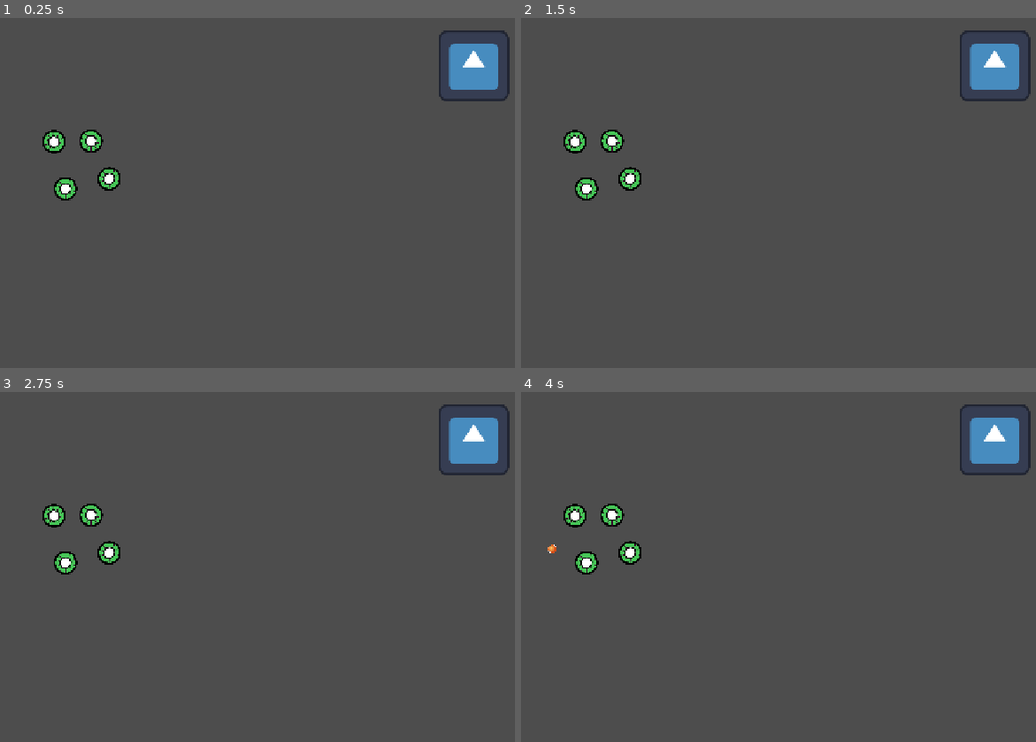
Above: before the commit, frames 1-4 (two rows, left to right).
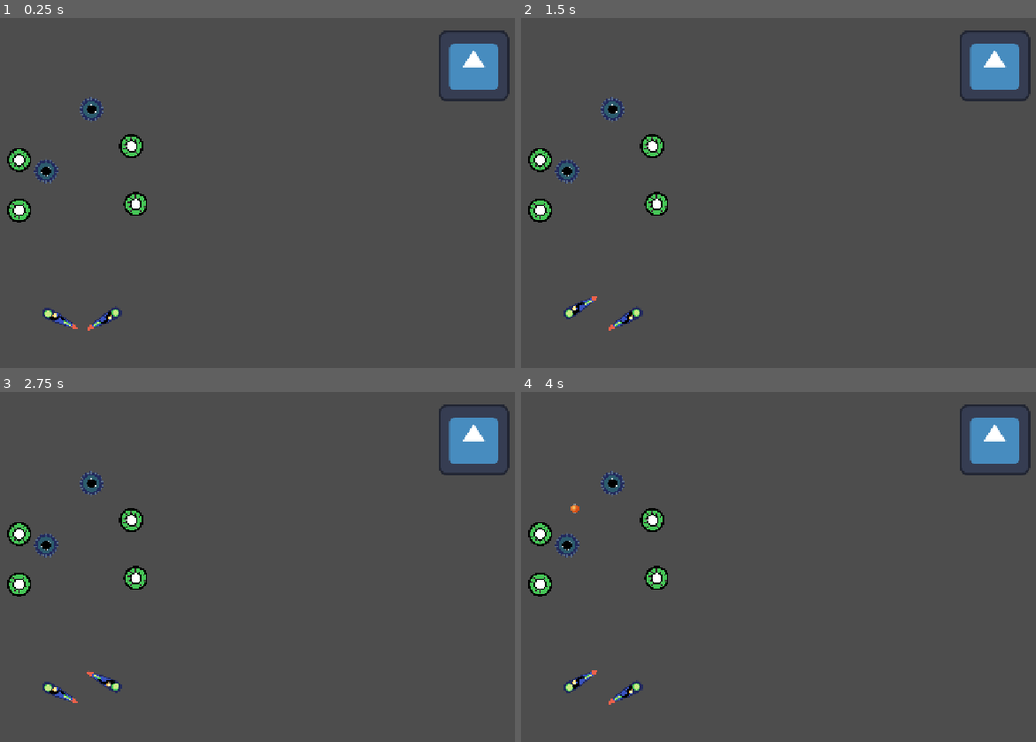
Above: after the commit, the same moments.

Repository: panorb/ludum-dare-60
Game: Godot game, scene res://world.tscn
Two runs of this game, one before a commit and one after it. Both use one fixed random seed, a clock stepped at 60 frames per second and the inputs below. The engine's default icon, where the game draws it, is replaced by a stand-in: a white triangle on a blue panel in a dark square.
Inputs:
- Up to frame 1 (0.25 s): no input
- Up to frame 2 (1.5 s): tap Enter at 0.5 s; hold Right (ui_right) 0.53-1.28 s; tap Space at 1.25 s; hold Left (ui_left) from 1.28 s (still down)
- Up to frame 3 (2.75 s): tap Enter at 2 s; release Left (ui_left) at 2.03 s; hold Right (ui_right) from 2.03 s (still down)
- Up to frame 4 (4 s): tap Space at 2.75 s; release Right (ui_right) at 2.78 s; hold Up (ui_up) 2.78-3.53 s; hold Left (ui_left) from 3.53 s (still down)

The runs differ from the first frame. In frame 1, 2.8% of the frame differs, in the area x 1-29%, y 22-90%; in frame 2, 2.8%; in frame 3, 2.8%; in frame 4, 2.8%.

Commit message:
added saucers

Diff:
--- a/godot/playingfield/elements/bumper/bumper.tscn
+++ b/godot/playingfield/elements/bumper/bumper.tscn
@@ -16,5 +16,5 @@
 
 [node name="Sprite2D" type="Sprite2D" parent="." unique_id=500048759]
 position = Vector2(-4.7683716e-07, -4.7683716e-07)
-scale = Vector2(0.19438072, 0.19438072)
+scale = Vector2(0.2, 0.2)
 texture = ExtResource("1_mx6od")
--- /dev/null
+++ b/godot/playingfield/elements/saucer/saucer.gd
@@ -0,0 +1,49 @@
+extends Node2D
+
+@onready var pull_area = $OuterArea2D
+@onready var hold_area = $InnerArea2D
+@onready var hold_timer = $HoldTimer
+@onready var reset_timer = $ResetTimer
+
+@export var hold_time := 2.0
+@export var out_force := 300.0
+
+var open = true
+var ball:RigidBody2D = null
+
+func _ready() -> void:
+	hold_timer.timeout.connect(_on_hold_timeout)
+	reset_timer.timeout.connect(_on_reset_timeout)
+
+func _on_hold_timeout() -> void:
+	hold_timer.stop()
+	reset_timer.start()
+	ball.freeze = false
+	ball.global_position = global_position
+	ball.apply_central_impulse(Vector2.from_angle(rotation) * ball.mass * out_force)
+	ball = null
+
+func _on_reset_timeout() -> void:
+	open = true
+	reset_timer.stop()
+	print("reset")
+
+func _physics_process(_delta: float) -> void:
+	if not open:
+		return
+	for body in hold_area.get_overlapping_bodies():
+		if body is RigidBody2D:
+			if not body.freeze:
+				print("holding!")
+				ball = body
+				ball.global_position = global_position
+				ball.freeze = true
+				hold_timer.wait_time = hold_time
+				hold_timer.start()
+				open = false
+			return
+	for body in pull_area.get_overlapping_bodies():
+		if body is RigidBody2D:
+			print("pulling!")
+			var direction := ((body as Node2D).global_position - global_position)
+			body.apply_central_force(-200000.0/direction.length()*direction.normalized())
--- /dev/null
+++ b/godot/playingfield/elements/saucer/saucer.tscn
@@ -0,0 +1,36 @@
+[gd_scene format=3 uid="uid://c22aytwo0gmxi"]
+
+[ext_resource type="Script" uid="uid://btys4x7het3s4" path="res://playingfield/elements/saucer/saucer.gd" id="1_4ee05"]
+[ext_resource type="Texture2D" uid="uid://dm4twypraptsl" path="res://playingfield/elements/saucer/saucer.png" id="1_131qa"]
+
+[sub_resource type="CircleShape2D" id="CircleShape2D_eckxu"]
+radius = 13.038404
+
+[sub_resource type="CircleShape2D" id="CircleShape2D_rhokp"]
+radius = 3.0
+
+[node name="Saucer" type="Node2D" unique_id=280133016]
+script = ExtResource("1_4ee05")
+
+[node name="Sprite2D" type="Sprite2D" parent="." unique_id=1209170175]
+scale = Vector2(0.2, 0.2)
+texture = ExtResource("1_131qa")
+
+[node name="OuterArea2D" type="Area2D" parent="." unique_id=1775597179]
+collision_layer = 0
+collision_mask = 512
+
+[node name="CollisionShape2D" type="CollisionShape2D" parent="OuterArea2D" unique_id=1854642842]
+shape = SubResource("CircleShape2D_eckxu")
+
+[node name="InnerArea2D" type="Area2D" parent="." unique_id=1840486073]
+collision_layer = 0
+collision_mask = 512
+
+[node name="CollisionShape2D" type="CollisionShape2D" parent="InnerArea2D" unique_id=1864099493]
+shape = SubResource("CircleShape2D_rhokp")
+
+[node name="HoldTimer" type="Timer" parent="." unique_id=1326431568]
+
+[node name="ResetTimer" type="Timer" parent="." unique_id=1869236123]
+wait_time = 0.3
--- a/godot/playingfield/flipper/flipper.tscn
+++ b/godot/playingfield/flipper/flipper.tscn
@@ -1,11 +1,14 @@
 [gd_scene format=3 uid="uid://mcnthxnjw2ba"]
 
 [ext_resource type="Script" uid="uid://bm2mndo4ok3mc" path="res://playingfield/flipper/flipper.gd" id="1_lo8m8"]
+[ext_resource type="Texture2D" uid="uid://c2josx4si4d5c" path="res://playingfield/flipper/flipper.png" id="2_7aryu"]
 
 [sub_resource type="CircleShape2D" id="CircleShape2D_g7q6k"]
-radius = 23.021729
+radius = 21.0
 
-[sub_resource type="CircleShape2D" id="CircleShape2D_qmqmj"]
+[sub_resource type="CapsuleShape2D" id="CapsuleShape2D_eckxu"]
+radius = 3.5464325
+height = 22.0
 
 [node name="Flipper" type="Node2D" unique_id=279437291]
 script = ExtResource("1_lo8m8")
@@ -15,11 +18,17 @@
 collision_mask = 0
 
 [node name="CollisionPolygon2D" type="CollisionPolygon2D" parent="Flipper" unique_id=522642593]
-polygon = PackedVector2Array(-4, -23, -91, -10, -91, 9, 0, 23, 1, -1)
+polygon = PackedVector2Array(-2, -21, -103, -5, -116, 7, -105, 11, -95, 12, -39, 19, 2, 21, 1, -1)
 
 [node name="CollisionShape2D" type="CollisionShape2D" parent="Flipper" unique_id=53643525]
 shape = SubResource("CircleShape2D_g7q6k")
 
 [node name="CollisionShape2D2" type="CollisionShape2D" parent="Flipper" unique_id=501003338]
-position = Vector2(-91, 0)
-shape = SubResource("CircleShape2D_qmqmj")
+position = Vector2(-109, 1.0000042)
+rotation = 1.1641346
+shape = SubResource("CapsuleShape2D_eckxu")
+
+[node name="Sprite2D" type="Sprite2D" parent="Flipper" unique_id=1877841139]
+position = Vector2(-49, 0)
+scale = Vector2(0.40816337, 0.40816337)
+texture = ExtResource("2_7aryu")
--- a/godot/playingfield/pinball_playfield.tscn
+++ b/godot/playingfield/pinball_playfield.tscn
@@ -3,6 +3,7 @@
 [ext_resource type="Script" uid="uid://bmixhhgd11c4j" path="res://playingfield/pinball_playfield.gd" id="1_4760t"]
 [ext_resource type="PackedScene" uid="uid://mcnthxnjw2ba" path="res://playingfield/flipper/flipper.tscn" id="2_w774u"]
 [ext_resource type="PackedScene" uid="uid://btkofrqrrj4wb" path="res://playingfield/elements/bumper/bumper.tscn" id="3_w774u"]
+[ext_resource type="PackedScene" uid="uid://c22aytwo0gmxi" path="res://playingfield/elements/saucer/saucer.tscn" id="4_ibvbf"]
 
 [sub_resource type="RectangleShape2D" id="RectangleShape2D_eckxu"]
 size = Vector2(177, 12)
@@ -35,12 +36,12 @@
 polygon = PackedVector2Array(39, 132, 53, 186, 38, 174)
 
 [node name="FlipperRight" parent="." unique_id=1685017784 instance=ExtResource("2_w774u")]
-position = Vector2(245.99997, 560)
+position = Vector2(248, 557.99994)
 rotation = -0.49741885
 scale = Vector2(0.5, 0.5)
 
 [node name="FlipperLeft" parent="." unique_id=527346712 instance=ExtResource("2_w774u")]
-position = Vector2(124.99997, 560.00006)
+position = Vector2(124.999985, 559)
 rotation = 0.49741885
 scale = Vector2(-0.5, -0.5)
 maximum = -1.0
@@ -55,13 +56,21 @@
 shape = SubResource("RectangleShape2D_eckxu")
 
 [node name="Bumper" parent="." unique_id=615657735 instance=ExtResource("3_w774u")]
-position = Vector2(136, 249)
+position = Vector2(73, 282)
 
 [node name="Bumper2" parent="." unique_id=1490087611 instance=ExtResource("3_w774u")]
-position = Vector2(203, 248)
+position = Vector2(276, 257)
 
 [node name="Bumper3" parent="." unique_id=58277578 instance=ExtResource("3_w774u")]
-position = Vector2(236, 316)
+position = Vector2(284, 362)
 
 [node name="Bumper4" parent="." unique_id=28127012 instance=ExtResource("3_w774u")]
-position = Vector2(157, 334)
+position = Vector2(73, 373)
+
+[node name="Saucer" parent="." unique_id=280133016 instance=ExtResource("4_ibvbf")]
+position = Vector2(122.00001, 302)
+rotation = 1.3962634
+
+[node name="Saucer2" parent="." unique_id=1159201337 instance=ExtResource("4_ibvbf")]
+position = Vector2(204, 191)
+rotation = 0.34906584
Not shown, added: godot/playingfield/elements/saucer/saucer.gd.uid
Binary file added: godot/playingfield/elements/saucer/saucer.png
Not shown, added: godot/playingfield/elements/saucer/saucer.png.import
Binary file added: godot/playingfield/flipper/flipper.png
Not shown, added: godot/playingfield/flipper/flipper.png.import
